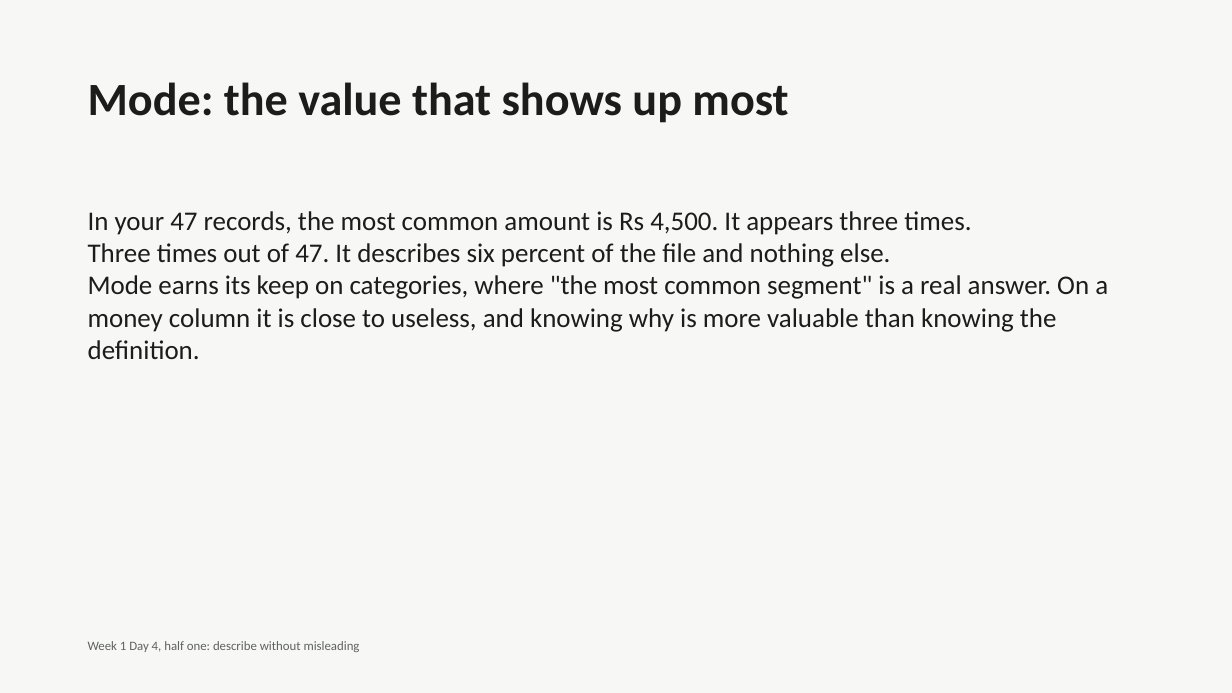
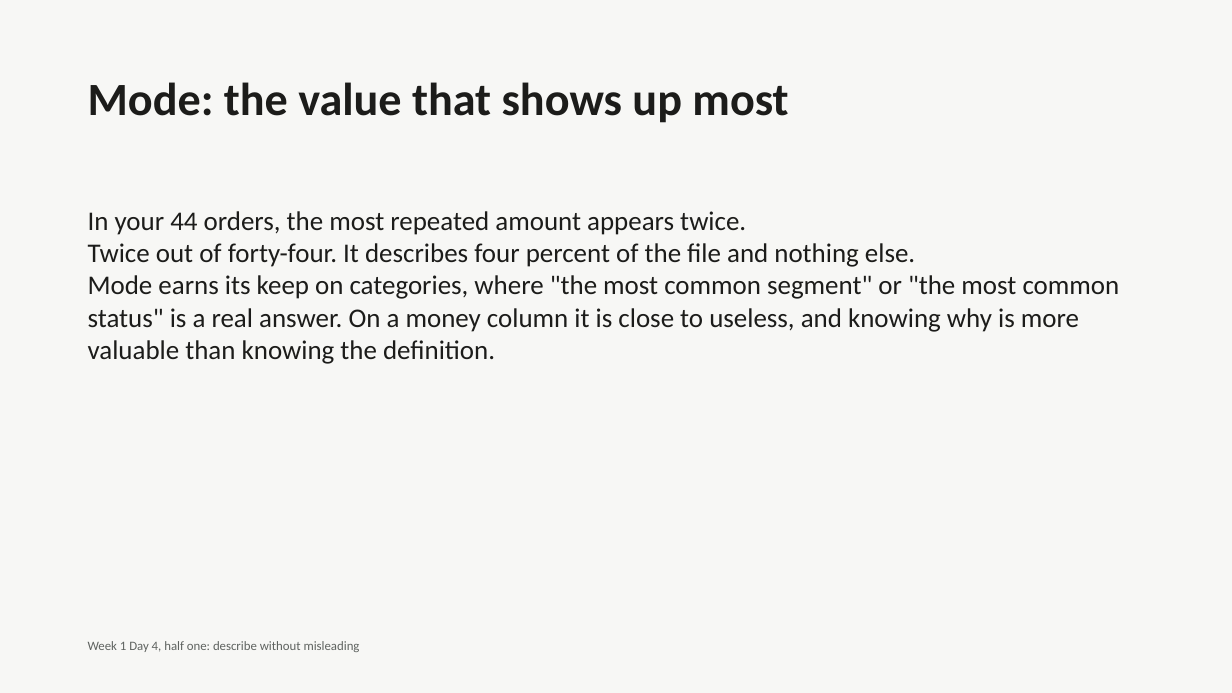
Before and after one commit to fde-academy-lab/c2-content-factory, a slide deck: slide 11 of content/W01/D4/C2_W01_D04_deck_half1_STUDENT.pptx. Drawn at 1232x693 pixels with LibreOffice and Linux fonts; fonts in the diff are those of the drawing. Boxes give left, top, right and bottom in pixels: in the first picture for what was removed or moved away, otherwise in the second. Text is boxed around its words. In the diff, an @@ line names an element or a change of style, - is before the commit and + after.

```diff
--- a/content/W01/D4/C2_W01_D04_deck_half1_STUDENT.pptx
+++ b/content/W01/D4/C2_W01_D04_deck_half1_STUDENT.pptx
@@ text at (88,211,1120,364): text changed @@
-In your 47 records, the most common amount is Rs 4,500. It appears three times.
-Three times out of 47. It describes six percent of the file and nothing else.
-Mode earns its keep on categories, where "the most common segment" is a real answer. On a money column it is close to useless, and knowing why is more valuable than knowing the definition.
+In your 44 orders, the most repeated amount appears twice.
+Twice out of forty-four. It describes four percent of the file and nothing else.
+Mode earns its keep on categories, where "the most common segment" or "the most common status" is a real answer. On a money column it is close to useless, and knowing why is more valuable than knowing the definition.
```
Also in this commit, not shown: 26 other slides changed, 24 other files.
